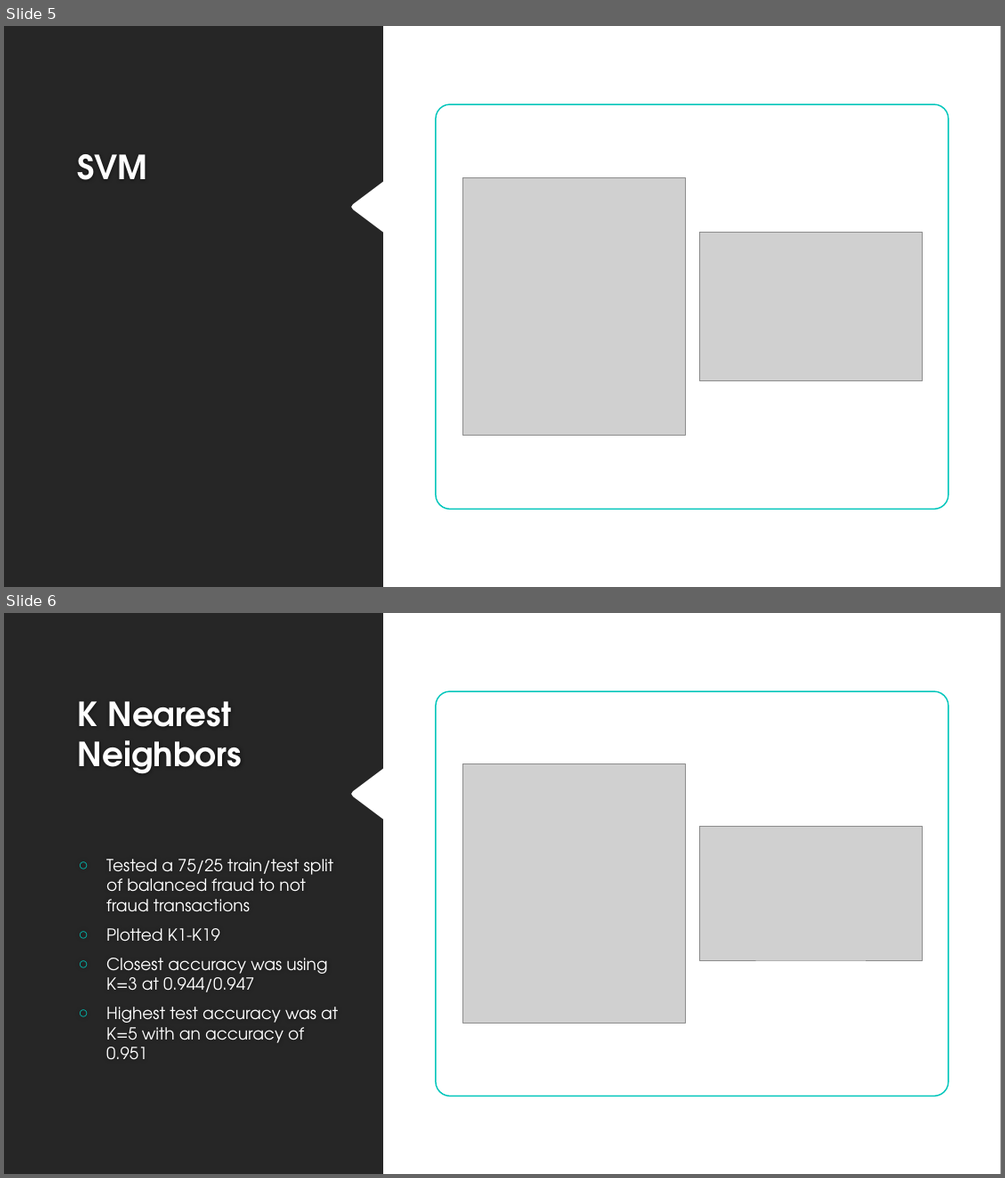
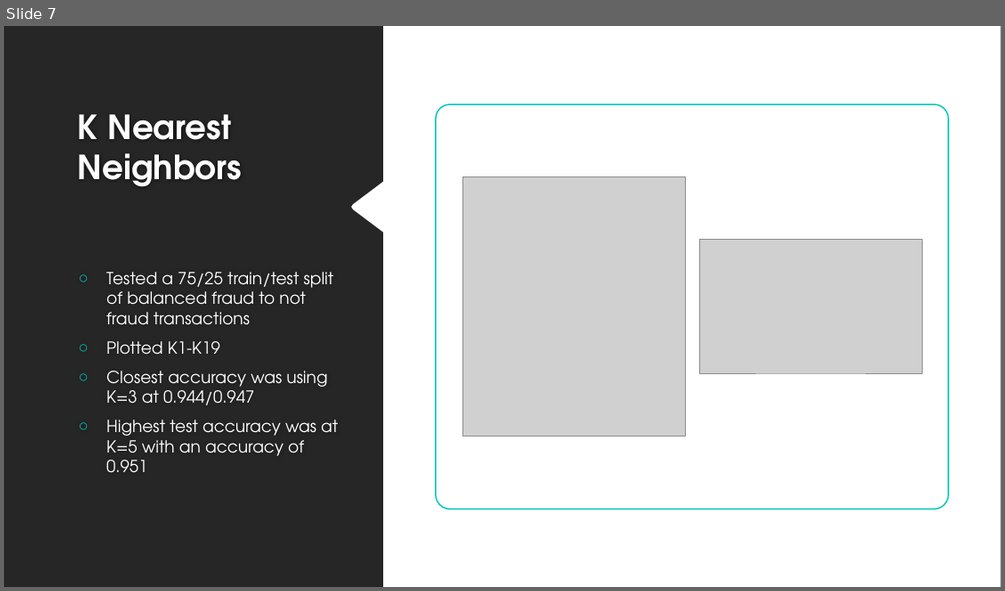
Before and after one commit to Sal-r/Credit-Card-Fraud, a slide deck: Credit_Card_Fraud_Presentation.pptx. Shown one above the other, each under a label of ours: slides 5 and 6 before the commit, slide 7 after it. The pictures are 1005x1178 and 1005x591 pixels, drawn with LibreOffice and Linux fonts; fonts in the diff are those of the drawing; grey boxes stand for pictures; background and template pictures are left out. Boxes give left, top, right and bottom in pixels: in the first picture for what was removed or moved away, otherwise in the second. Text is boxed around its words. In the diff, an @@ line names an element or a change of style, - is before the commit and + after.

```diff
--- a/Credit_Card_Fraud_Presentation.pptx
+++ b/Credit_Card_Fraud_Presentation.pptx
@@ slide 5 removed at bbox=[4, 26, 1001, 587], background #212121 @@
@@ rectangle removed at bbox=[4, 26, 1001, 587] @@
@@ freeform shape removed at bbox=[4, 26, 383, 587] @@
@@ rounded rectangle removed at bbox=[436, 104, 948, 509] @@
@@ title removed at bbox=[78, 154, 147, 180] @@
-SVM
@@ picture removed at bbox=[463, 178, 686, 435] @@
@@ picture removed at bbox=[699, 232, 922, 381] @@
@@ what was slide 6 is now slide 7 @@
```
Also in this commit, not shown: 2 slides added, 2 other files.
